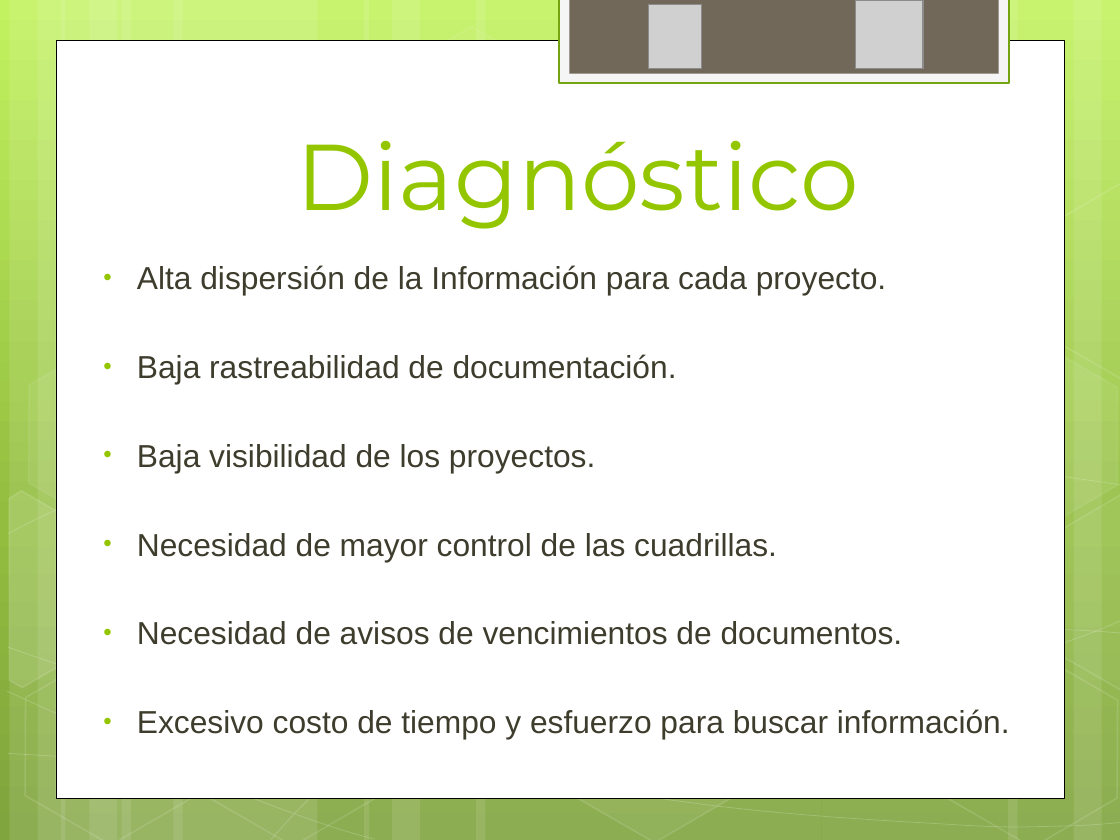
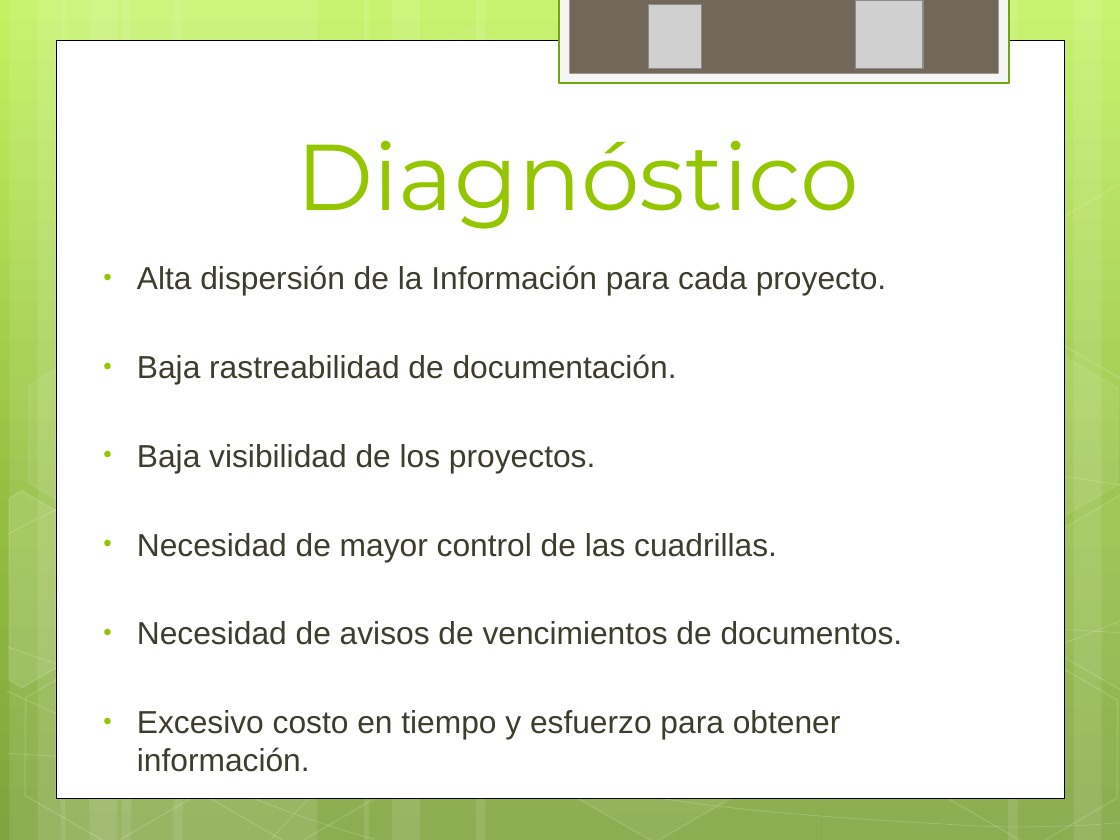
Before and after one commit to ptissera/habilitacion-profesional-2012-4k4, a slide deck: slide 5 of Documentacion/Proyecto/Presentacion Final/Exposicion Final.pptx. Drawn at 1120x840 pixels with LibreOffice and Linux fonts; fonts in the diff are those of the drawing; grey boxes stand for pictures. Boxes give left, top, right and bottom in pixels: in the first picture for what was removed or moved away, otherwise in the second. Text is boxed around its words. In the diff, an @@ line names an element or a change of style, - is before the commit and + after.

```diff
--- a/Documentacion/Proyecto/Presentacion Final/Exposicion Final.pptx
+++ b/Documentacion/Proyecto/Presentacion Final/Exposicion Final.pptx
@@ text at (137,710,841,772): text changed @@
-  • Excesivo costo de tiempo y esfuerzo para buscar información.
+  • Excesivo costo en tiempo y esfuerzo para obtener información.
```
Also in this commit, not shown: 4 other slides changed.
